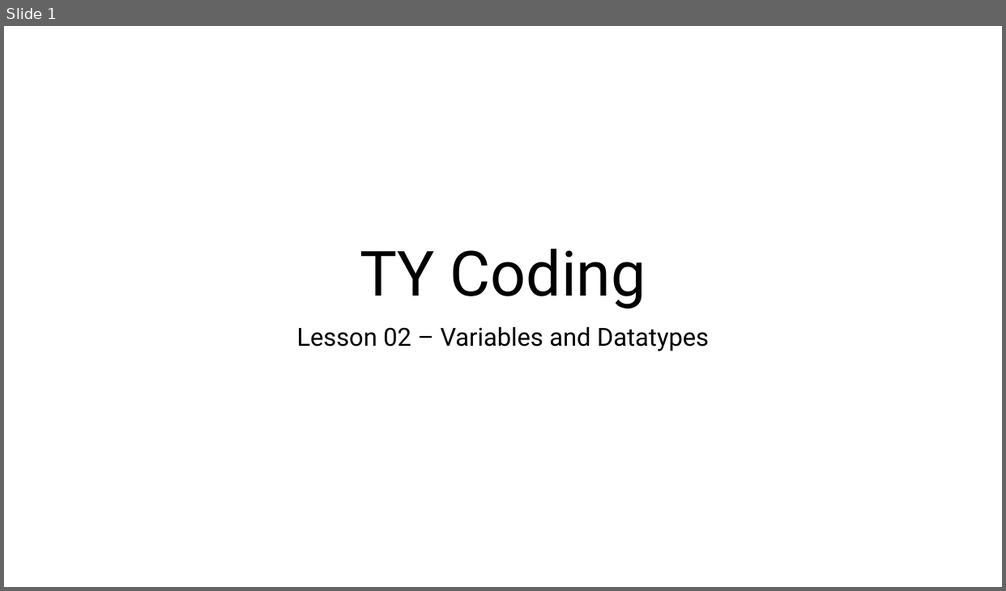
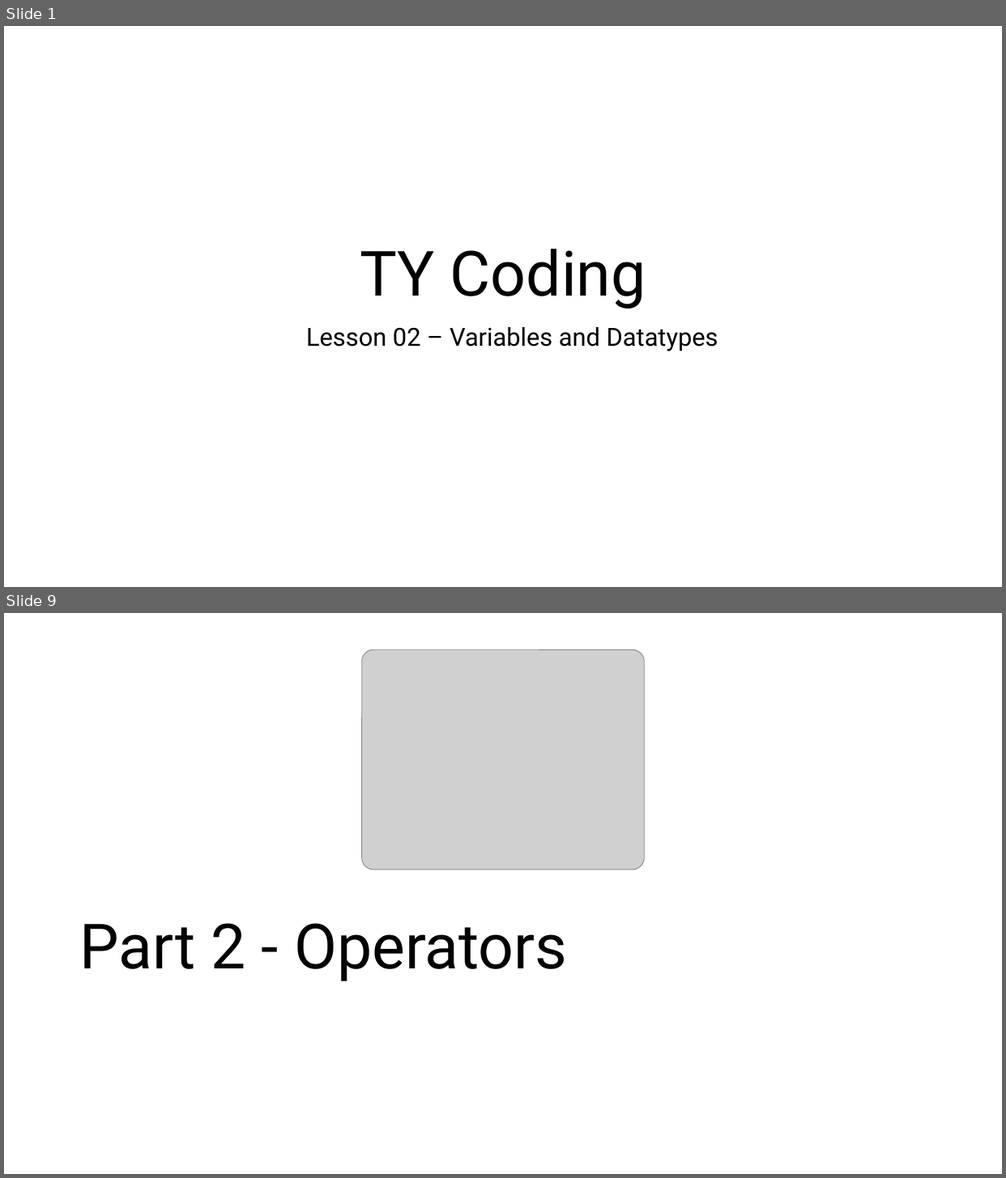
Before and after one commit to JFinnTeacher/TY-Introduction-to-Coding-with-Python, a slide deck: Lesson 02 - Datatypes and Variables/Teaching Resources/Lesson 02 Variables and Datatypes.pptx. Shown one above the other, each under a label of ours: slide 1 before the commit, slides 1 and 9 after it; the slides between them are not shown. The pictures are 1006x591 and 1006x1178 pixels, drawn with LibreOffice and Linux fonts; fonts in the diff are those of the drawing; grey boxes stand for pictures; background and template pictures are left out. Boxes give left, top, right and bottom in pixels: in the first picture for what was removed or moved away, otherwise in the second. Text is boxed around its words. In the diff, an @@ line names an element or a change of style, - is before the commit and + after.

Commit message:
Added lessons 2 and 3

```diff
--- a/Lesson 02 - Datatypes and Variables/Teaching Resources/Lesson 02 Variables and Datatypes.pptx
+++ b/Lesson 02 - Datatypes and Variables/Teaching Resources/Lesson 02 Variables and Datatypes.pptx
@@ slide 9 added at (x1=4, y1=613, x2=1002, y2=1174), background #FFFFFF @@
@@ picture added at (x1=362, y1=649, x2=644, y2=870) @@
@@ title added at (x1=79, y1=923, x2=567, y2=982), 60 pt, text #000000 @@
+Part 2 - Operators
@@ slide 1 changed as well @@
@@ subtitle "Lesson 02 – Variables and ..." at (x1=306, y1=327, x2=718, y2=352): indent changed @@
```
Also in this commit, not shown: 12 other slides added, 17 other files.
